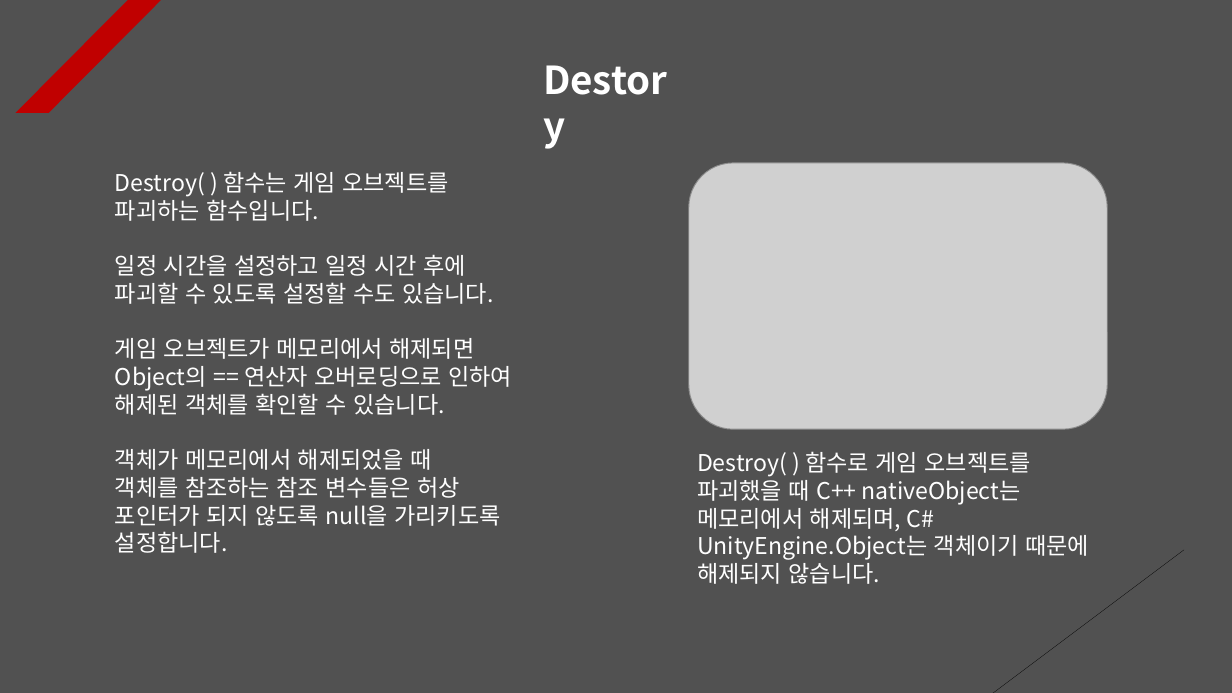
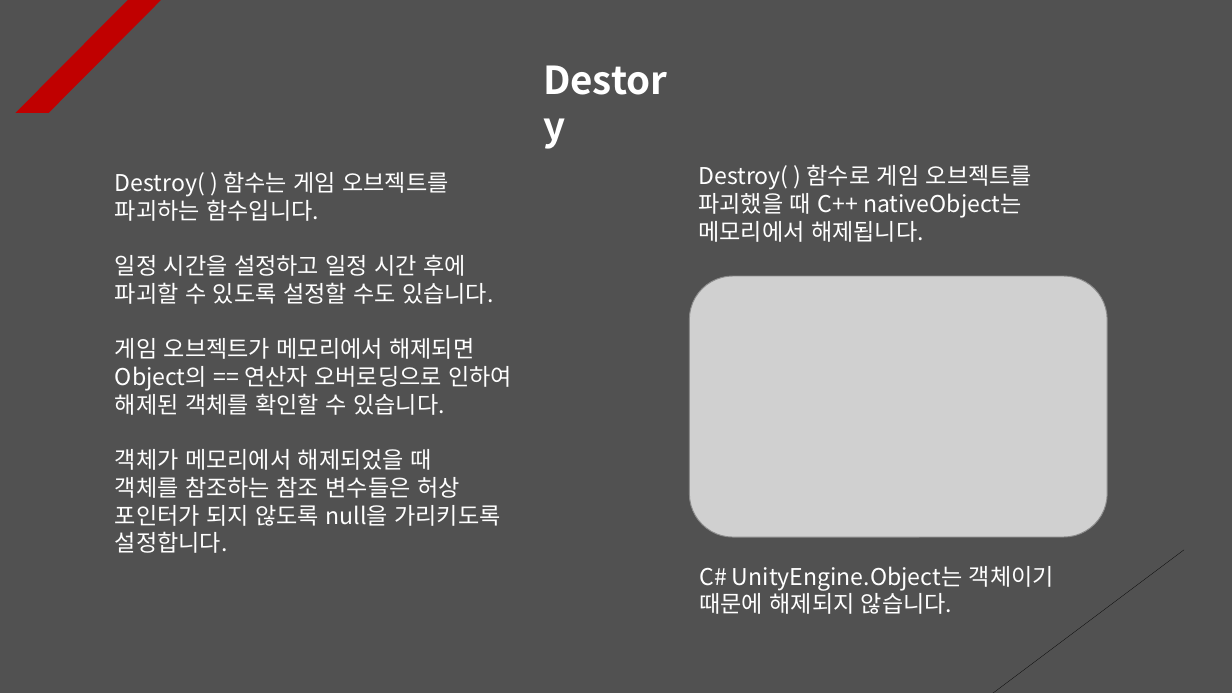
Before and after one commit to Unity2033/3D-UnityEngine, a slide deck: slide 10 of Assets/Class/Instantiate & Destroy/PPT Data/Instatiate and Destroy Example.pptx. Drawn at 1232x693 pixels with LibreOffice and Linux fonts; fonts in the diff are those of the drawing; grey boxes stand for pictures. Boxes give left, top, right and bottom in pixels: in the first picture for what was removed or moved away, otherwise in the second. Text is boxed around its words. In the diff, an @@ line names an element or a change of style, - is before the commit and + after.

```diff
--- a/Assets/Class/Instantiate & Destroy/PPT Data/Instatiate and Destroy Example.pptx
+++ b/Assets/Class/Instantiate & Destroy/PPT Data/Instatiate and Destroy Example.pptx
@@ text added at [698, 164, 1032, 242], 18 pt, text #FFFFFF @@
+Destroy( ) 함수로 게임 오브젝트를 파괴했을 때 C++ nativeObject는 메모리에서 해제됩니다.
@@ picture: place and size @@
-picture at [689, 163, 1107, 429]
+picture at [689, 276, 1107, 538]
@@ text at [699, 566, 1054, 614]: text changed @@
-Destroy( ) 함수로 게임 오브젝트를 파괴했을 때 C++ nativeObject는 메모리에서 해제되며, C# UnityEngine.Object는 객체이기 때문에 해제되지 않습니다.
+C# UnityEngine.Object는 객체이기 때문에 해제되지 않습니다.
```
Also in this commit, not shown: 8 other slides changed, 1 slide added, 2 slides removed, 25 other files.
